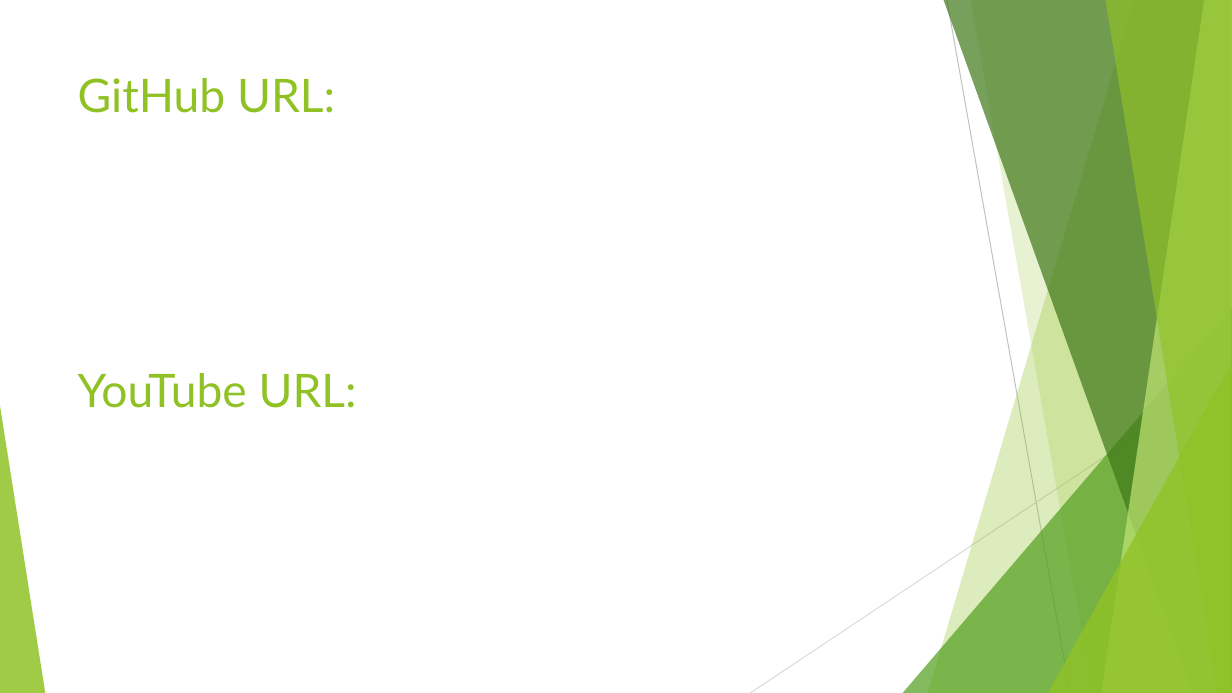
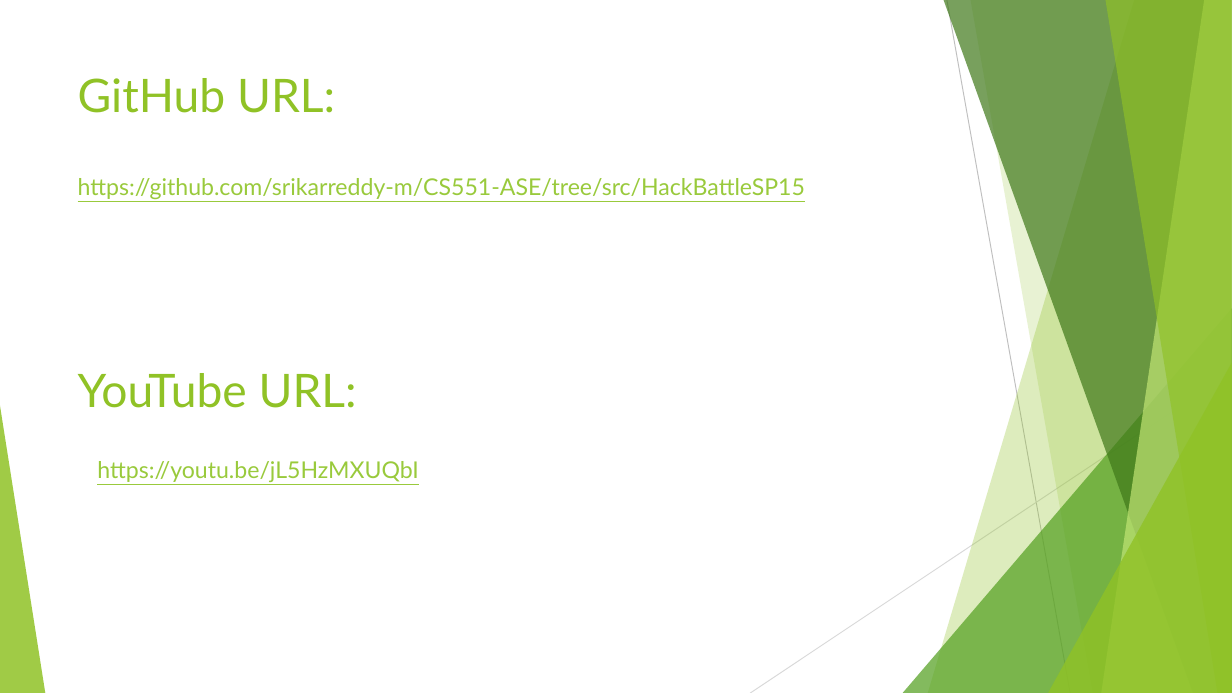
Before and after one commit to srikarreddy-m/CS551-ASE, a slide deck: slide 12 of HackBattleSP15/documentation/ASE Hackathon.pptx. Drawn at 1232x693 pixels with LibreOffice and Linux fonts; fonts in the diff are those of the drawing. Boxes give left, top, right and bottom in pixels: in the first picture for what was removed or moved away, otherwise in the second. Text is boxed around its words. In the diff, an @@ line names an element or a change of style, - is before the commit and + after.

```diff
--- a/HackBattleSP15/documentation/ASE Hackathon.pptx
+++ b/HackBattleSP15/documentation/ASE Hackathon.pptx
@@ text added at [78,178,805,199], 18 pt, text #99CA3C, underline @@
+https://github.com/srikarreddy-m/CS551-ASE/tree/src/HackBattleSP15
@@ text added at [97,461,419,482], 18 pt, text #99CA3C, underline @@
+https://youtu.be/jL5HzMXUQbI
```
Also in this commit, not shown: 1 slide removed, 2 other files.
